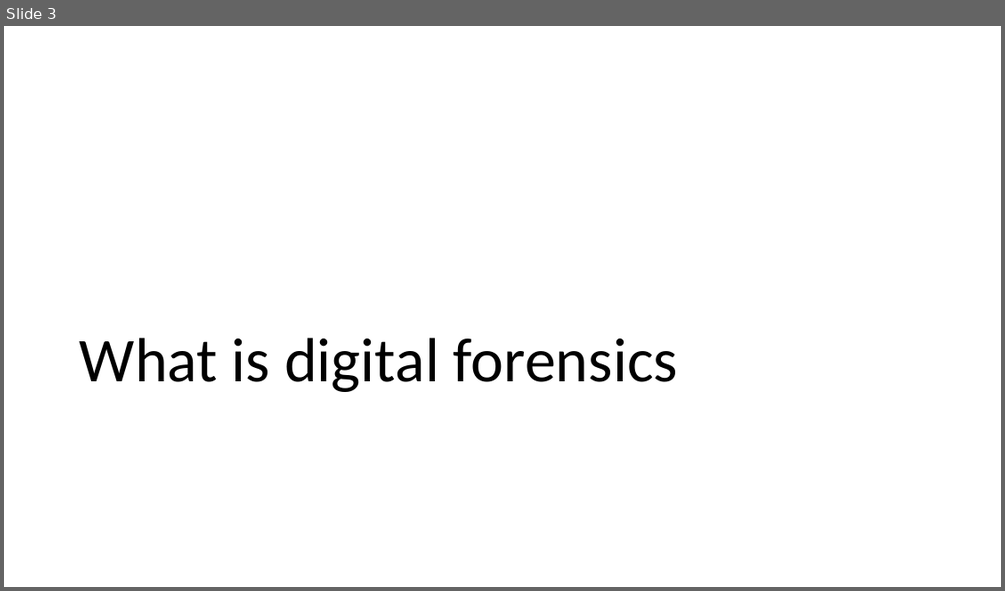
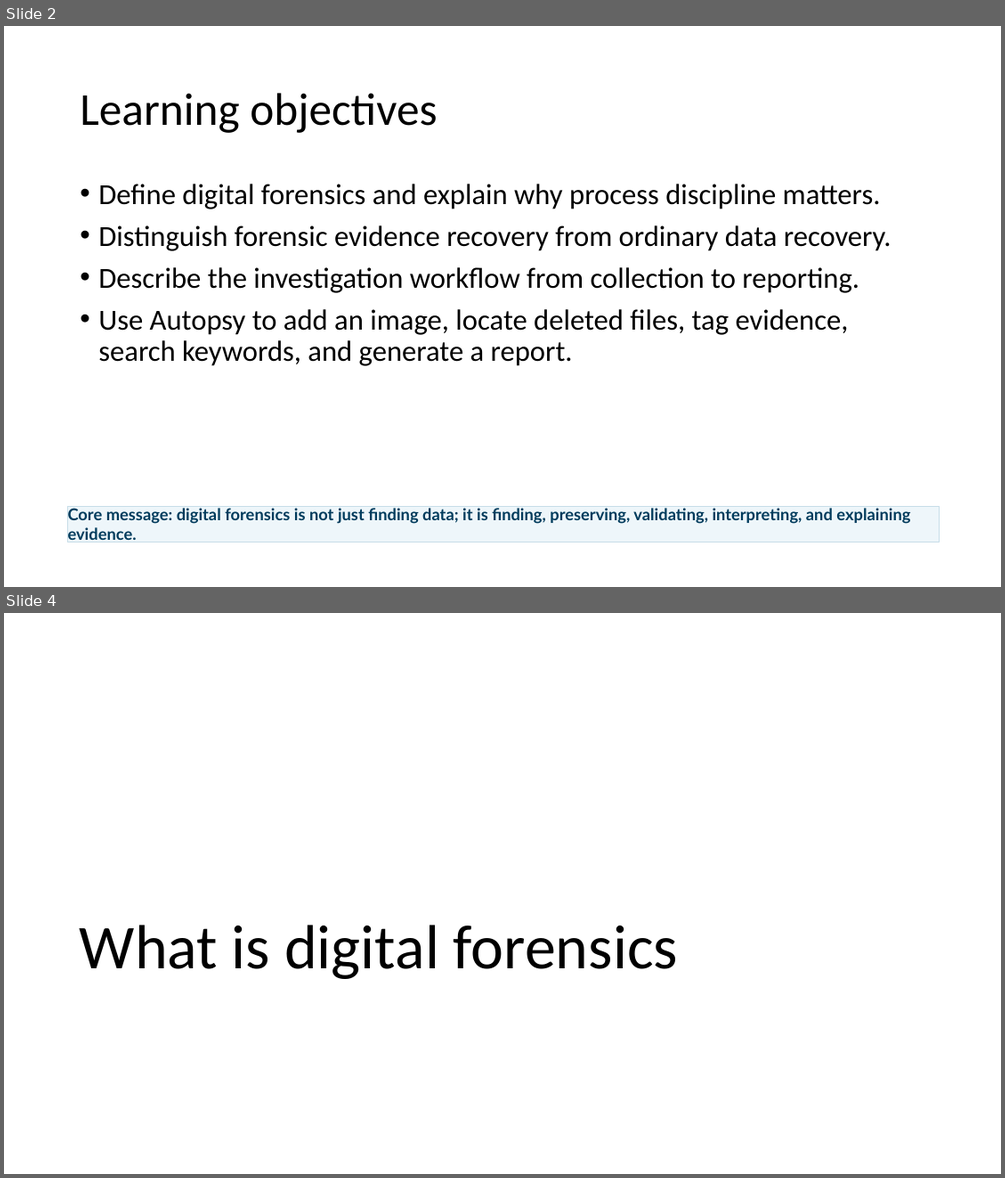
Before and after one commit to frankwxu/Digital-Forensics-Basic-Book, a slide deck: PPTs/Ch1_Introduction_to_Digital_Forensics.pptx. Shown one above the other, each under a label of ours: slide 3 before the commit, slides 2 and 4 after it; the slides between them are not shown. The pictures are 1005x591 and 1005x1178 pixels, drawn with LibreOffice and Linux fonts; fonts in the diff are those of the drawing; background and template pictures are left out. Boxes give left, top, right and bottom in pixels: in the first picture for what was removed or moved away, otherwise in the second. Text is boxed around its words. In the diff, an @@ line names an element or a change of style, - is before the commit and + after.

Commit message:
update Ch1 Introduction to Digital Forensics presentation

```diff
--- a/PPTs/Ch1_Introduction_to_Digital_Forensics.pptx
+++ b/PPTs/Ch1_Introduction_to_Digital_Forensics.pptx
@@ slide 2 added at box(4, 26, 1001, 587), background #FFFFFF @@
@@ title added at box(80, 93, 437, 133), 44 pt, text #000000 @@
+Learning objectives
@@ text added at box(98, 184, 891, 366), 28 pt, text #000000 @@
+• Define digital forensics and explain why process discipline matters.
+• Distinguish forensic evidence recovery from ordinary data recovery.
+• Describe the investigation workflow from collection to reporting.
+• Use Autopsy to add an image, locate deleted files, tag evidence, search keywords, and generate a report.
@@ rectangle added at box(67, 506, 938, 542), fill #EEF6FA, outline #C7DDE8 0.7 pt, 15.7 pt, text #003B5C, bold @@
+Core message: digital forensics is not just finding data; it is finding, preserving, validating, interpreting, and explaining evidence.
@@ what was slide 3 is now slide 4 @@
```
Also in this commit, not shown: 22 slides changed, 13 other slides added, 11 slides removed.
